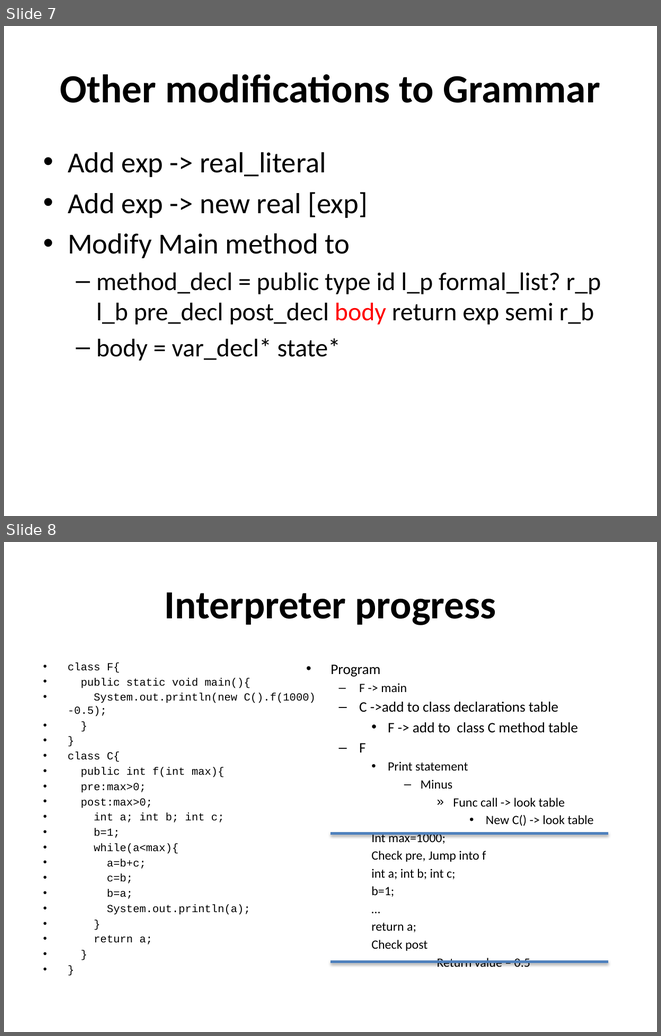
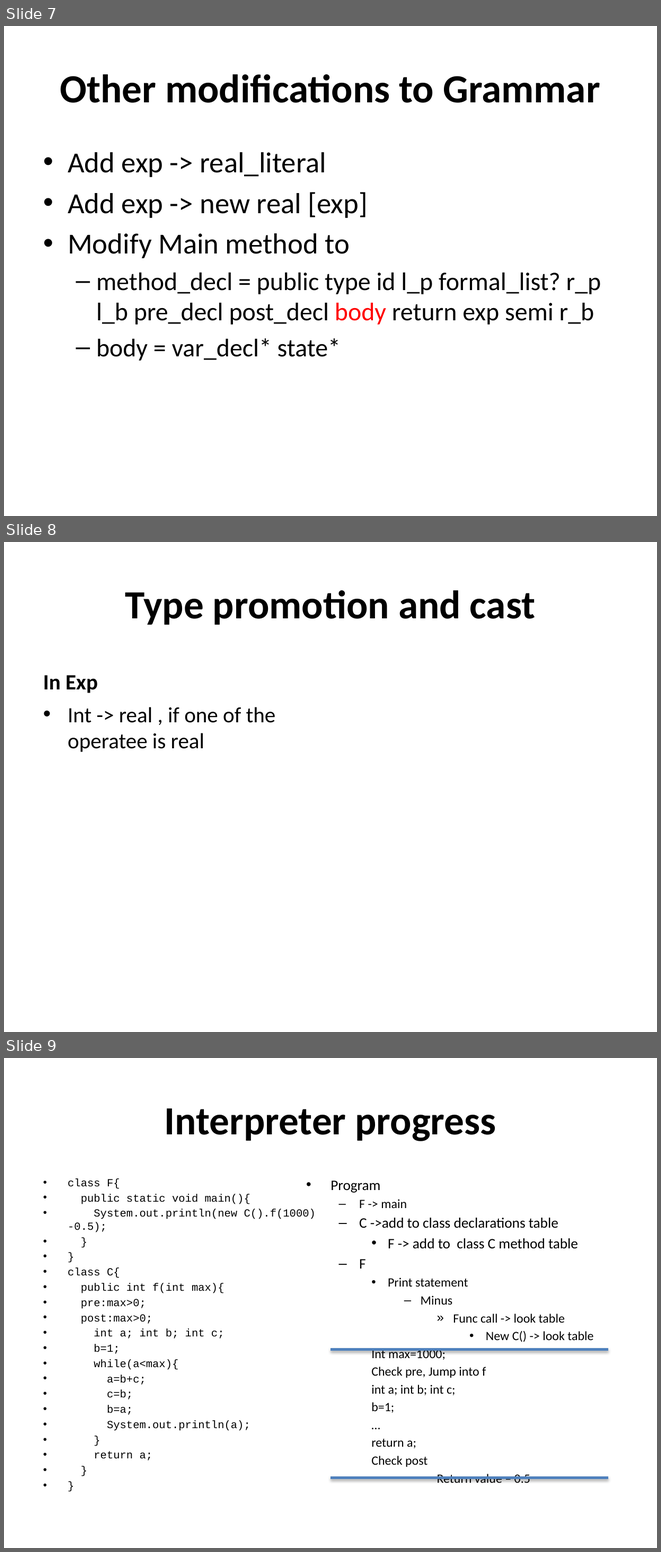
Before and after one commit to farseerfc/sjtuxyz, a slide deck: documents/XYZ Gramma.pptx. Shown one above the other, each under a label of ours: slides 7 and 8 before the commit, slides 7, 8 and 9 after it. The pictures are 661x1036 and 661x1552 pixels, drawn with LibreOffice and Linux fonts; fonts in the diff are those of the drawing. Boxes give left, top, right and bottom in pixels: in the first picture for what was removed or moved away, otherwise in the second. Text is boxed around its words. In the diff, an @@ line names an element or a change of style, - is before the commit and + after.

```diff
--- a/documents/XYZ Gramma.pptx
+++ b/documents/XYZ Gramma.pptx
@@ slide 8 added at (x1=4, y1=542, x2=657, y2=1032), background #FFFFFF @@
@@ title added at (x1=125, y1=590, x2=535, y2=625), 44 pt, text #000000, bold @@
+Type promotion and cast
@@ text added at (x1=43, y1=675, x2=98, y2=693), 24 pt, text #000000, bold @@
+In Exp
@@ text added at (x1=68, y1=707, x2=276, y2=752), 24 pt, text #000000 @@
+• Int -> real , if one of the operatee is real
@@ what was slide 8 is now slide 9 @@
```
Also in this commit, not shown: 1 other slide added, 1 slide removed, 5 other files.
